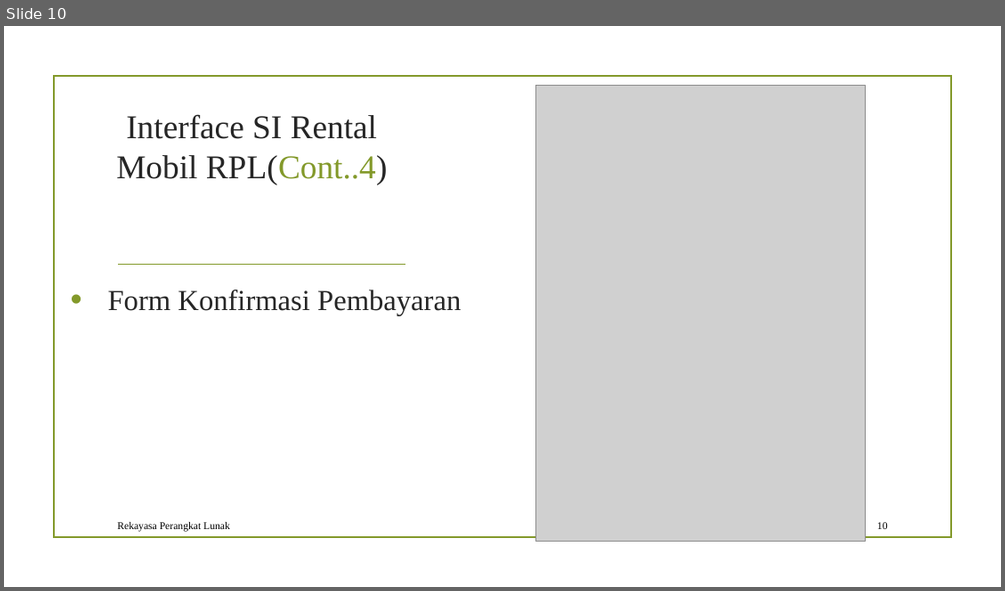
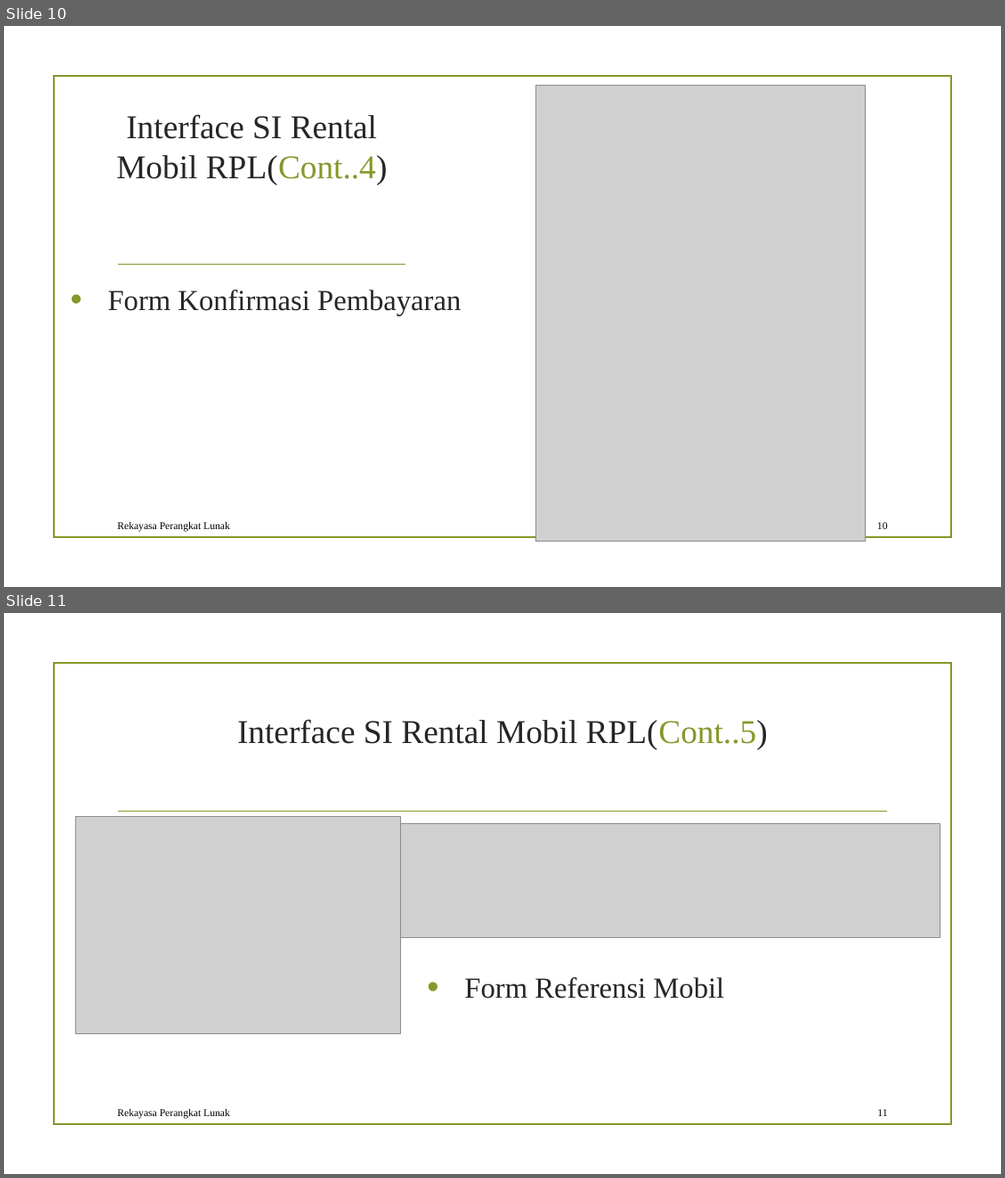
Before and after one commit to hendrynadial/RPL_LECTURE, a slide deck: Document/presentation/Presentasi_SistemInformasiRentalMobilRPL.pptx. Shown one above the other, each under a label of ours: slide 10 before the commit, slides 10 and 11 after it. The pictures are 1005x591 and 1005x1178 pixels, drawn with LibreOffice and Linux fonts; fonts in the diff are those of the drawing; grey boxes stand for pictures; background and template pictures are left out. Boxes give left, top, right and bottom in pixels: in the first picture for what was removed or moved away, otherwise in the second. Text is boxed around its words. In the diff, an @@ line names an element or a change of style, - is before the commit and + after.

```diff
--- a/Document/presentation/Presentasi_SistemInformasiRentalMobilRPL.pptx
+++ b/Document/presentation/Presentasi_SistemInformasiRentalMobilRPL.pptx
@@ slide 11 added at [4,613,1001,1174], background picture (left out); not listed: 1 template element that a slide beside it also shows @@
@@ title added at [237,719,768,749], 32 pt, text #262626 @@
+Interface SI Rental Mobil RPL(Cont..5)
@@ picture added at [76,817,401,1033] @@
@@ line added from (119, 811) to (887, 811), #83992A 1.25 pt @@
@@ picture added at [401,824,940,938] @@
@@ text added at [464,977,724,998], 28 pt, text #262626 @@
+• Form Referensi Mobil
@@ text added at [117,1109,230,1119], 10 pt, text #000000 @@
+Rekayasa Perangkat Lunak
@@ page number added at [877,1109,887,1116], 10 pt, text #000000 @@
+11
```
Also in this commit, not shown: 1 other slide added.
